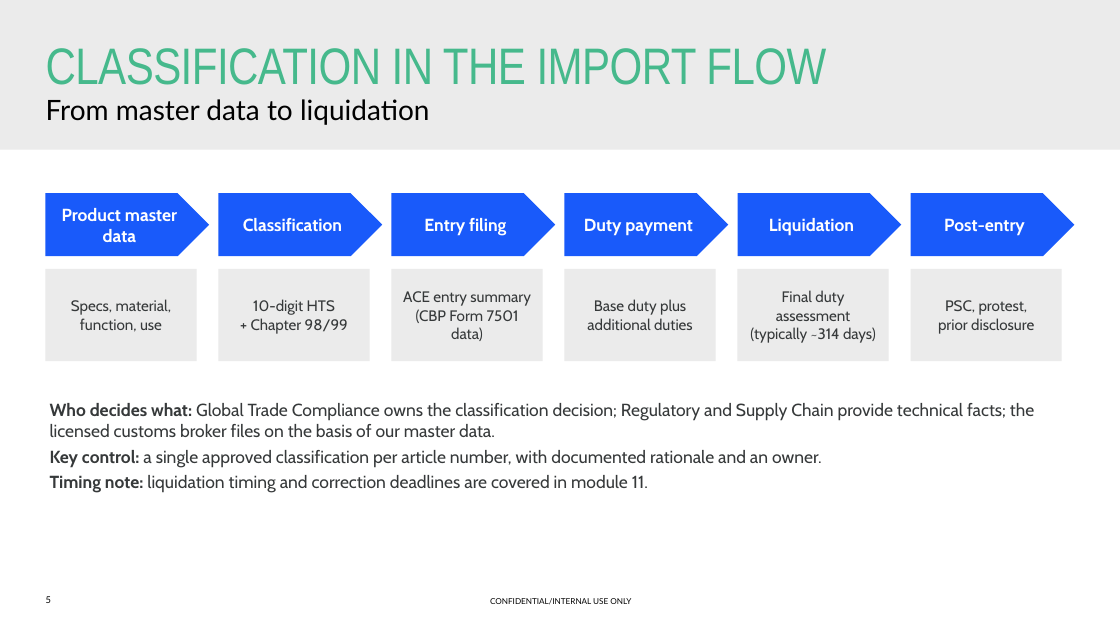
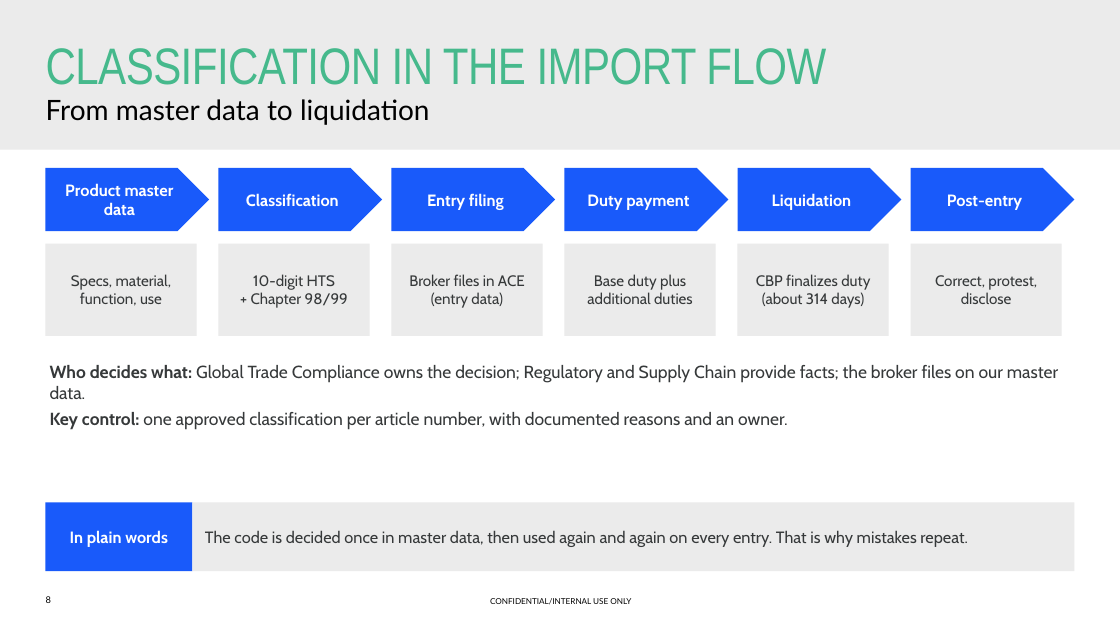
Before and after one commit to lars1909lg-bot/TradeKPI, a slide deck: slide 8 of training/Straumann_US_HTS_Classification_Training.pptx (slide 5 before the commit). Drawn at 1120x630 pixels with LibreOffice and Linux fonts; fonts in the diff are those of the drawing; background and template pictures are left out. Boxes give left, top, right and bottom in pixels: in the first picture for what was removed or moved away, otherwise in the second. Text is boxed around its words. In the diff, an @@ line names an element or a change of style, - is before the commit and + after.

```diff
--- a/training/Straumann_US_HTS_Classification_Training.pptx
+++ b/training/Straumann_US_HTS_Classification_Training.pptx
@@ size 15 to 14 pt in 6 elements at bbox=[45, 168, 209, 231], bbox=[738, 168, 902, 231], bbox=[911, 168, 1075, 231], bbox=[218, 168, 382, 231], bbox=[392, 168, 555, 231], bbox=[565, 168, 728, 231] @@
@@ 6 pentagon arrows, 6 rectangles: place and size @@
-6 pentagon arrows, 6 rectangles at bbox=[45, 193, 1075, 361]
+6 pentagon arrows, 6 rectangles at bbox=[45, 168, 1075, 336]
@@ text in rectangle at bbox=[409, 274, 525, 308]: text changed @@
-ACE entry summary
-(CBP Form 7501 data)
+Broker files in ACE
+(entry data)
@@ text in rectangle at bbox=[756, 274, 870, 308]: text changed @@
-Final duty assessment
-(typically ~314 days)
+CBP finalizes duty
+(about 314 days)
@@ text in rectangle at bbox=[935, 275, 1037, 304]: text changed @@
-PSC, protest,
-prior disclosure
+Correct, protest,
+disclose
@@ text at bbox=[50, 365, 1058, 429]: text changed @@
-Who decides what: Global Trade Compliance owns the classification decision; Regulatory and Supply Chain provide technical facts; the licensed customs broker files on the basis of our master data.
-Key control: a single approved classification per article number, with documented rationale and an owner.
-Timing note: liquidation timing and correction deadlines are covered in module 11.
+Who decides what: Global Trade Compliance owns the decision; Regulatory and Supply Chain provide facts; the broker files on our master data.
+Key control: one approved classification per article number, with documented reasons and an owner.
@@ rectangle added at bbox=[45, 502, 192, 571], fill #195AFA, 14 pt, text #FFFFFF, bold @@
+In plain words
@@ rectangle added at bbox=[192, 502, 1075, 571], fill #EBEBEB, 14 pt, text #36393A @@
+The code is decided once in master data, then used again and again on every entry. That is why mistakes repeat.
@@ page number at bbox=[46, 596, 51, 603]: text changed @@
-5
+8
```
Also in this commit, not shown: 77 other slides changed, 4 slides added, 2 slides removed, 1 other file.
